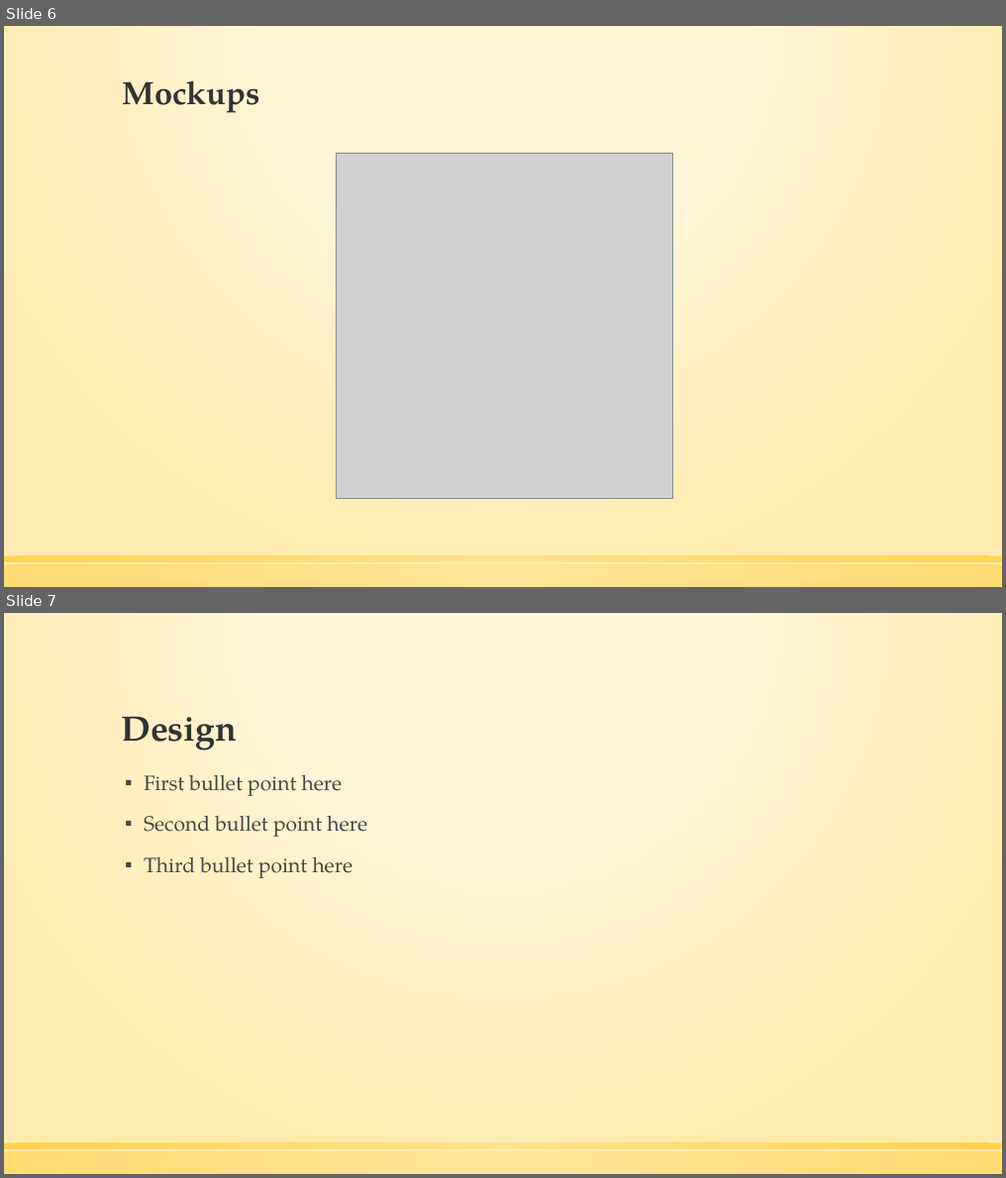
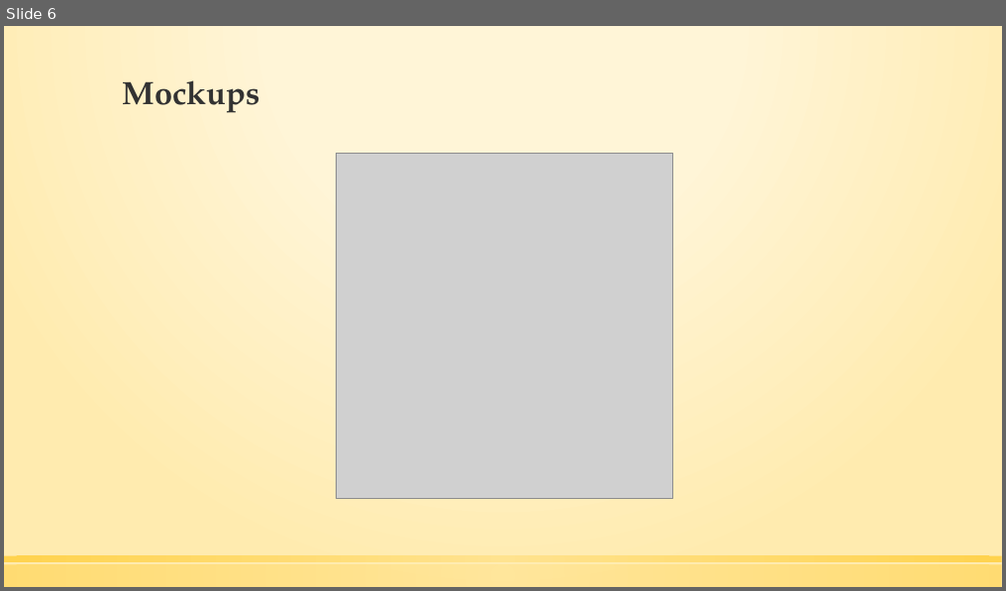
Before and after one commit to COLEplusTEN/P.I.T.S, a slide deck: Team.Supreme.pptx. Shown one above the other, each under a label of ours: slides 6 and 7 before the commit, slide 6 after it. The pictures are 1006x1178 and 1006x591 pixels, drawn with LibreOffice and Linux fonts; fonts in the diff are those of the drawing; grey boxes stand for pictures. Boxes give left, top, right and bottom in pixels: in the first picture for what was removed or moved away, otherwise in the second. Text is boxed around its words. In the diff, an @@ line names an element or a change of style, - is before the commit and + after.

Commit message:
PowerPoint- Jerry do the Task builder

```diff
--- a/Team.Supreme.pptx
+++ b/Team.Supreme.pptx
@@ slide 7 removed at [4,613,1002,1174], background gradient #FFF5D7 to #FFEBAF; not listed: 2 template elements that a slide beside it also shows @@
@@ title removed at [121,716,237,751] @@
-Design
@@ text removed at [144,775,367,878] @@
-▪ First bullet point here
-▪ Second bullet point here
-▪ Third bullet point here
```
Also in this commit, not shown: 4 slides added, 4 other slides removed.
